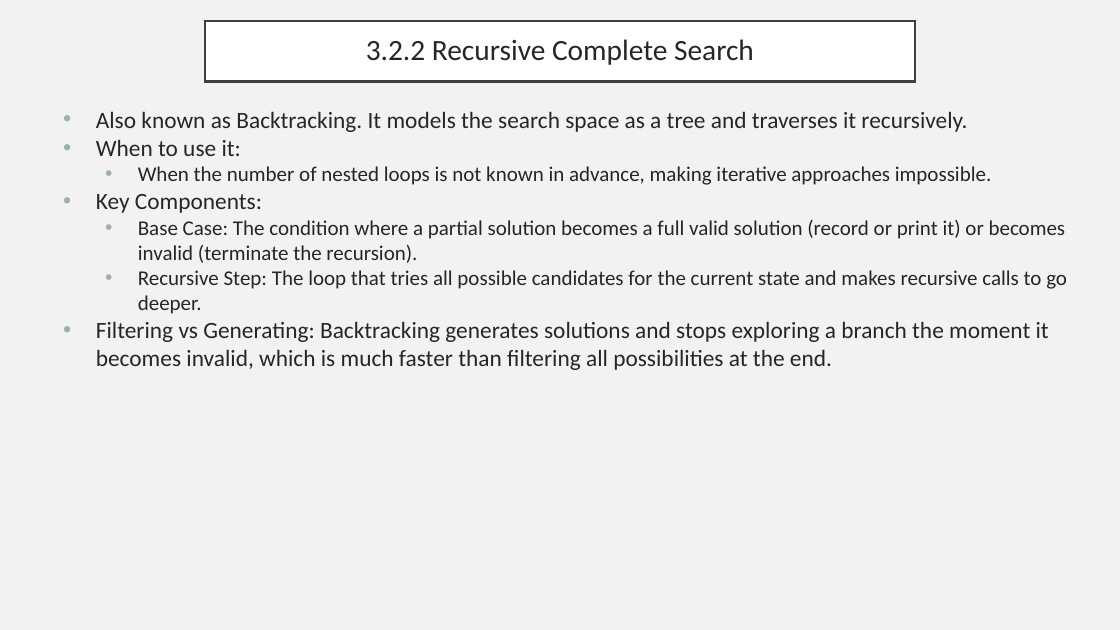
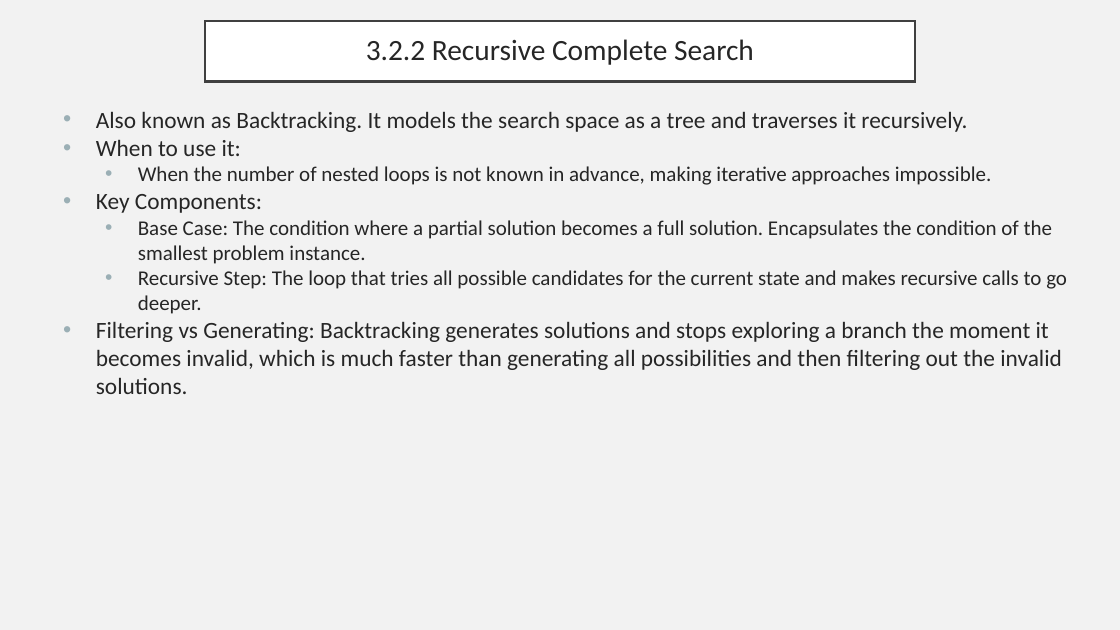
Before and after one commit to ryan-pelchat/competitive-programming-bootcamp-summer-2026, a slide deck: slide 6 of slides/day2_slides.pptx (slide 7 before the commit). Drawn at 1120x630 pixels with LibreOffice and Linux fonts; fonts in the diff are those of the drawing. Boxes give left, top, right and bottom in pixels: in the first picture for what was removed or moved away, otherwise in the second. Text is boxed around its words. In the diff, an @@ line names an element or a change of style, - is before the commit and + after.

```diff
--- a/slides/day2_slides.pptx
+++ b/slides/day2_slides.pptx
@@ text at [138,220,1052,264]: text changed @@
-  • Base Case: The condition where a partial solution becomes a full valid solution (record or print it) or becomes invalid (terminate the recursion).
+  • Base Case: The condition where a partial solution becomes a full solution. Encapsulates the condition of the smallest problem instance.
@@ text at [96,321,1062,394]: text changed @@
-• Filtering vs Generating: Backtracking generates solutions and stops exploring a branch the moment it becomes invalid, which is much faster than filtering all possibilities at the end.
+• Filtering vs Generating: Backtracking generates solutions and stops exploring a branch the moment it becomes invalid, which is much faster than generating all possibilities and then filtering out the invalid solutions.
```
Also in this commit, not shown: 6 other slides changed, 1 slide added, 1 slide removed, 12 other files.
